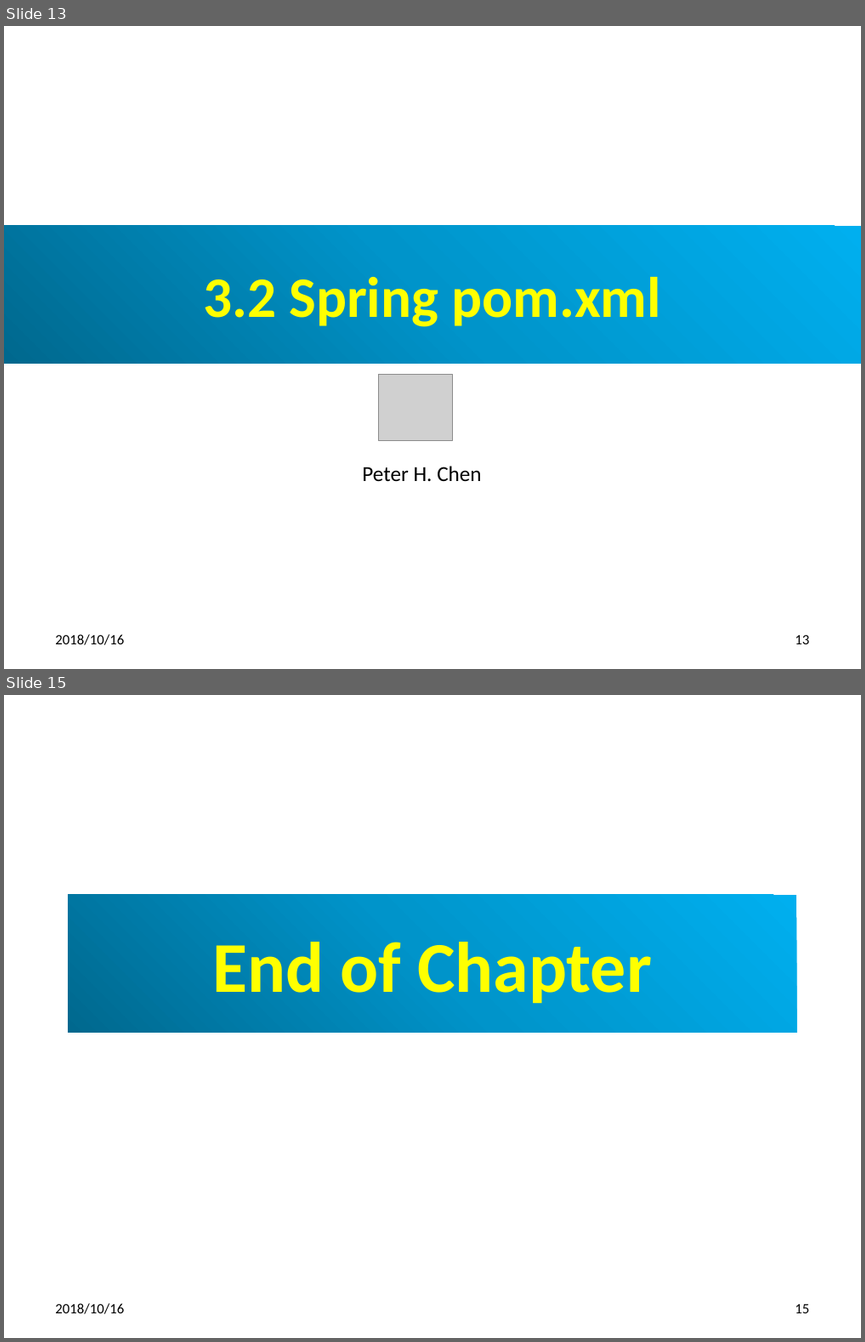
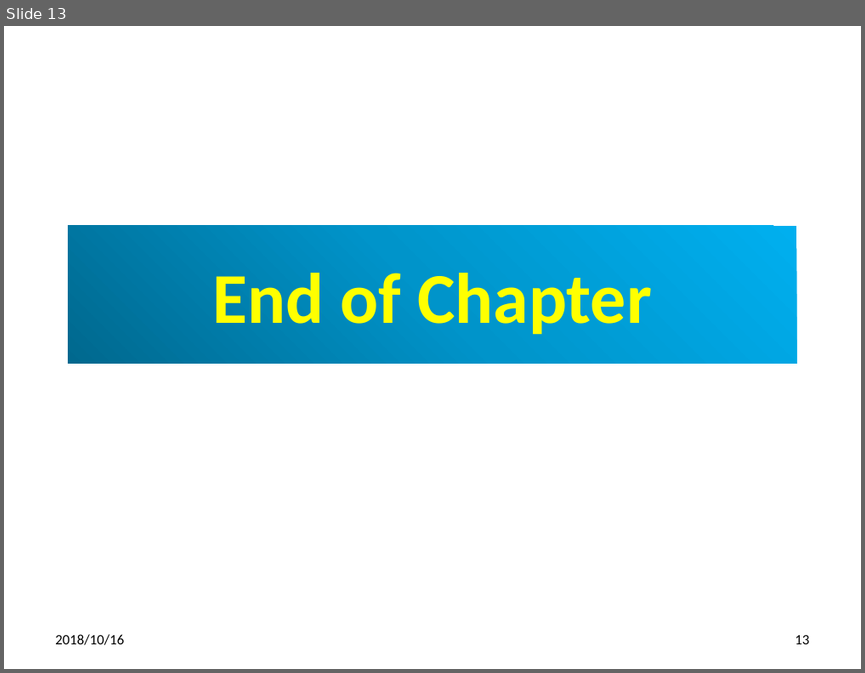
Before and after one commit to peterhchen/full-stack-spring-boot, a slide deck: 15_Ch03_SpringBootREST.pptx. Shown one above the other, each under a label of ours: slides 13 and 15 before the commit, slide 13 after it; the slides between them are not shown. The pictures are 865x1342 and 865x673 pixels, drawn with LibreOffice and Linux fonts; fonts in the diff are those of the drawing; grey boxes stand for pictures. Boxes give left, top, right and bottom in pixels: in the first picture for what was removed or moved away, otherwise in the second. Text is boxed around its words. In the diff, an @@ line names an element or a change of style, - is before the commit and + after.

```diff
--- a/15_Ch03_SpringBootREST.pptx
+++ b/15_Ch03_SpringBootREST.pptx
@@ slide 13 removed at [4, 26, 861, 669], background #FFFFFF @@
@@ title removed at [4, 226, 861, 363] @@
-3.2 Spring pom.xml
@@ picture removed at [378, 374, 453, 440] @@
@@ subtitle removed at [362, 465, 481, 481] @@
-Peter H. Chen
@@ text removed at [55, 634, 124, 645] @@
-2018/10/16
@@ page number removed at [794, 635, 809, 644] @@
-13
@@ what was slide 15 is now slide 13 @@
@@ page number at [794, 635, 809, 644]: text changed @@
-15
+13
```
Also in this commit, not shown: 1 other slide removed.
